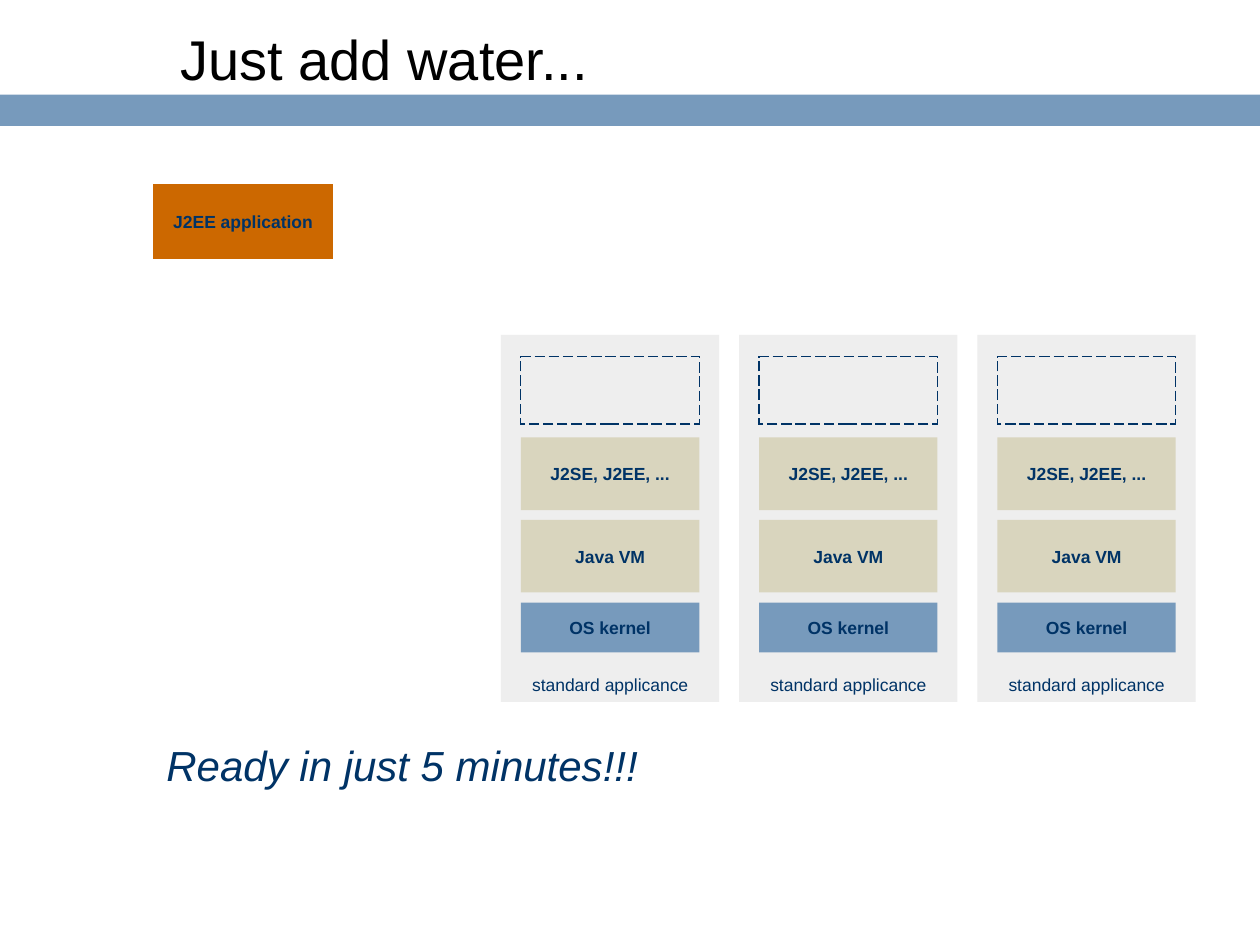
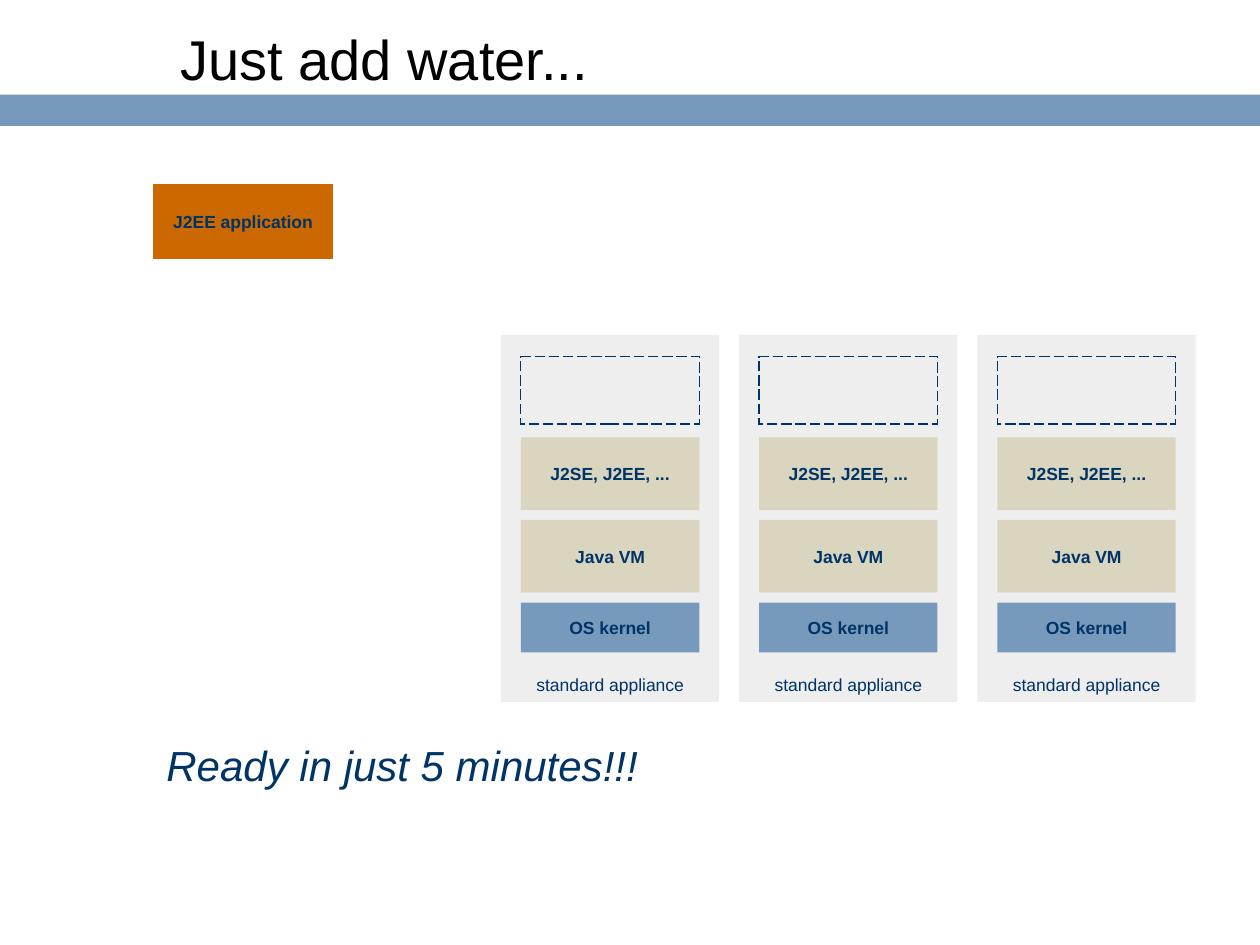
Before and after one commit to ringgaard/sanos, a slide deck: slide 7 of doc/jbox-jaoo.ppt. Drawn at 1260x945 pixels with LibreOffice and Linux fonts; fonts in the diff are those of the drawing; background and template pictures are left out. Boxes give left, top, right and bottom in pixels: in the first picture for what was removed or moved away, otherwise in the second. Text is boxed around its words. In the diff, an @@ line names an element or a change of style, - is before the commit and + after.

```diff
--- a/doc/jbox-jaoo.ppt
+++ b/doc/jbox-jaoo.ppt
@@ text in rectangle at box(536, 678, 684, 695): text changed @@
-standard applicance
+standard appliance
@@ text in rectangle at box(775, 678, 922, 695): text changed @@
-standard applicance
+standard appliance
@@ text in rectangle at box(1013, 678, 1161, 695): text changed @@
-standard applicance
+standard appliance
```
Also in this commit, not shown: 1 other slide changed, 1 other file.
